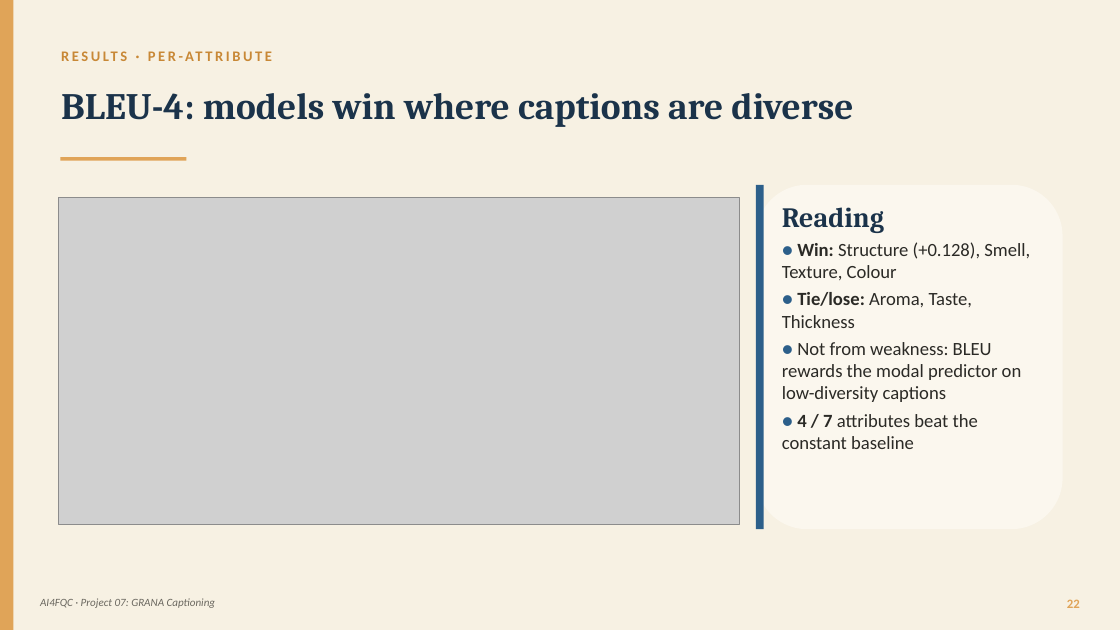
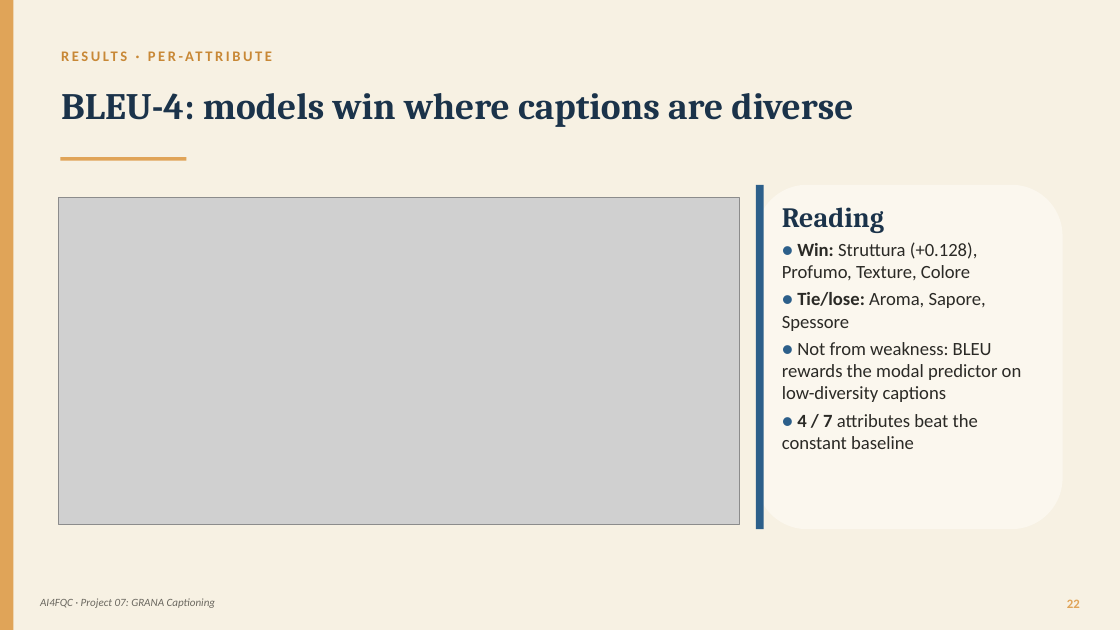
Before and after one commit to panciut/Cheese, a slide deck: slide 22 of presentation/Trentingrana_Captioning_EN.pptx. Drawn at 1120x630 pixels with LibreOffice and Linux fonts; fonts in the diff are those of the drawing; grey boxes stand for pictures. Boxes give left, top, right and bottom in pixels: in the first picture for what was removed or moved away, otherwise in the second. Text is boxed around its words. In the diff, an @@ line names an element or a change of style, - is before the commit and + after.

```diff
--- a/presentation/Trentingrana_Captioning_EN.pptx
+++ b/presentation/Trentingrana_Captioning_EN.pptx
@@ text at [782, 242, 986, 331]: text changed @@
-● Win: Structure (+0.128), Smell, Texture, Colour
-● Tie/lose: Aroma, Taste, Thickness
+● Win: Struttura (+0.128), Profumo, Texture, Colore
+● Tie/lose: Aroma, Sapore, Spessore
```
Also in this commit, not shown: 6 other slides changed.
